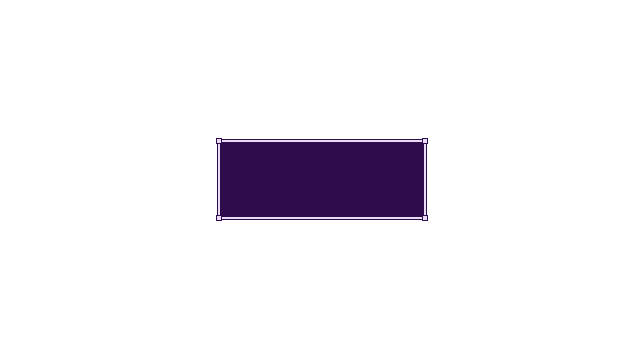
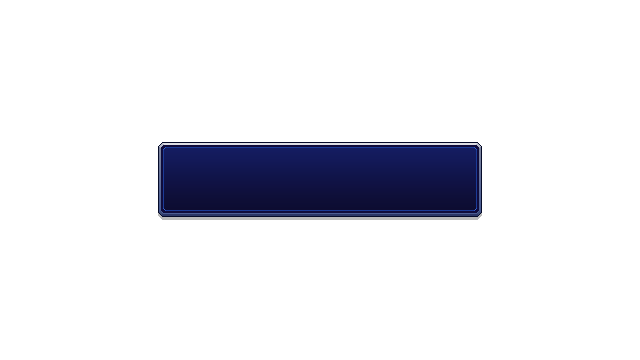
The second 640×360 image is a revision of the first. Changes to its layers:
painted on "window" over bbox(158, 138, 482, 221)
